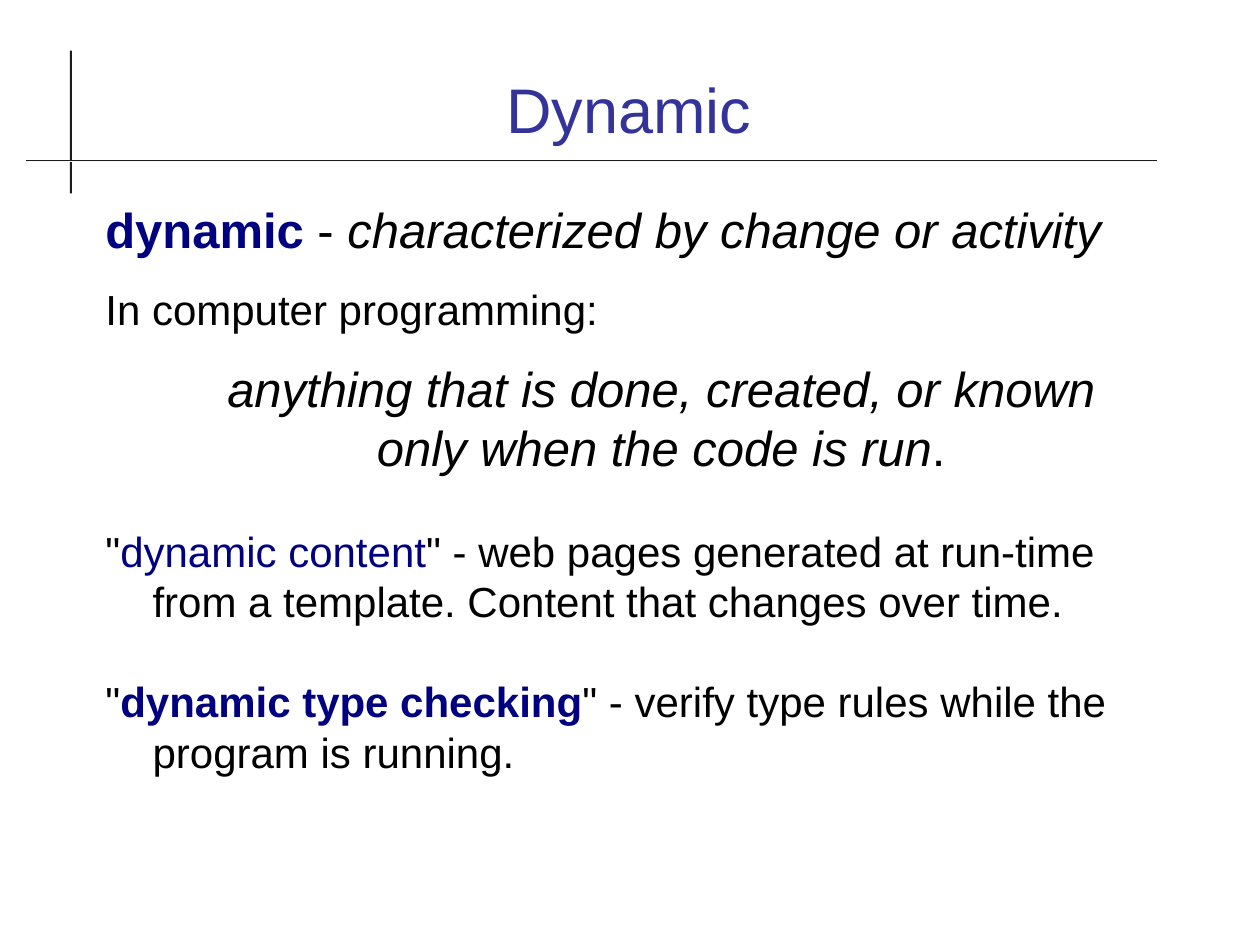
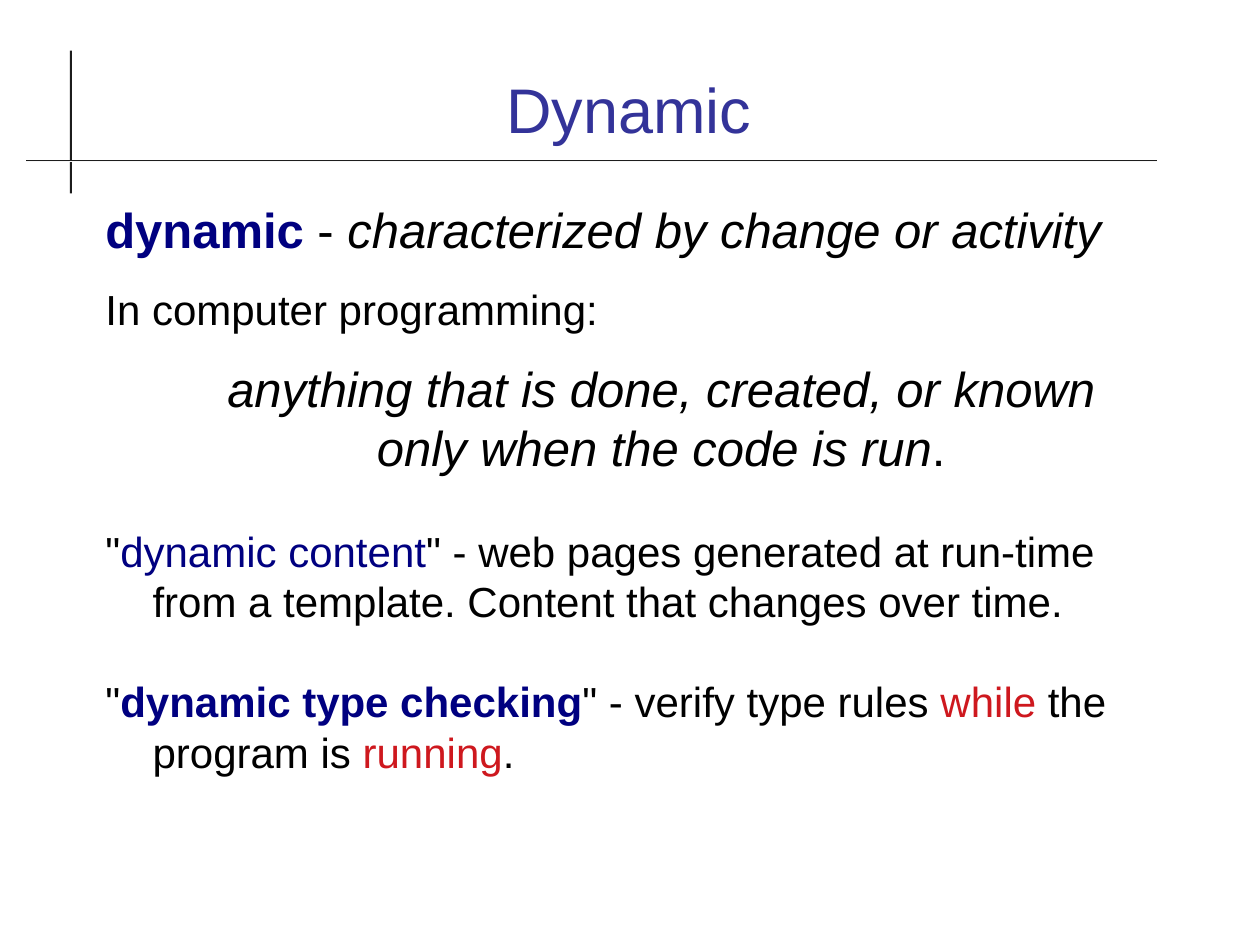
Before and after one commit to cpske/ISP, a slide deck: slide 4 of code-quality/Type-Checking.odp. Drawn at 1260x945 pixels with LibreOffice and Linux fonts; fonts in the diff are those of the drawing. Boxes give left, top, right and bottom in pixels: in the first picture for what was removed or moved away, otherwise in the second. Text is boxed around its words. In the diff, an @@ line names an element or a change of style, - is before the commit and + after.

Commit message:
update type checking slides

```diff
--- a/code-quality/Type-Checking.odp
+++ b/code-quality/Type-Checking.odp
@@ text at [105,686,1106,776]: text colour #000000 to #CE181E in "while running." @@
```
Also in this commit, not shown: 11 other slides changed, 1 other file.
